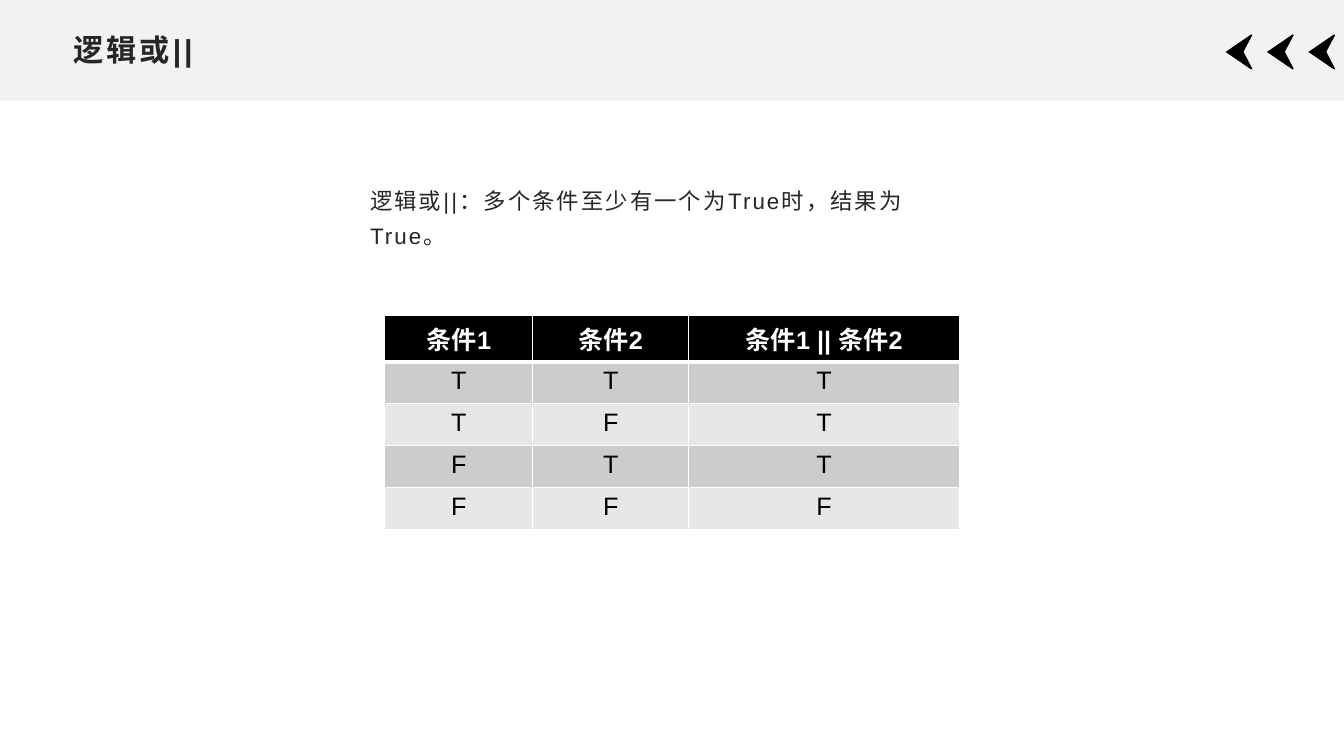
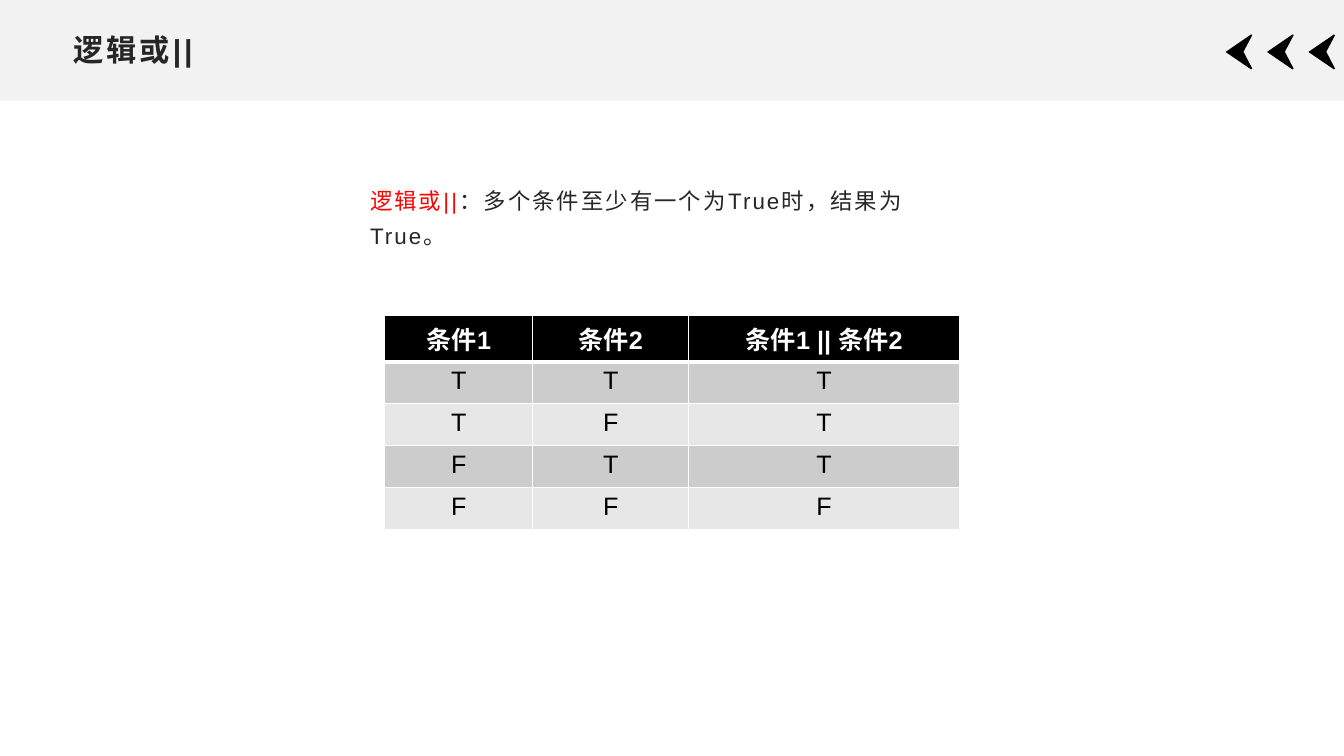
Before and after one commit to xdai02/C, a slide deck: slide 7 of slides/2.pptx. Drawn at 1344x756 pixels with LibreOffice and Linux fonts; fonts in the diff are those of the drawing. Boxes give left, top, right and bottom in pixels: in the first picture for what was removed or moved away, otherwise in the second. Text is boxed around its words. In the diff, an @@ line names an element or a change of style, - is before the commit and + after.

```diff
--- a/slides/2.pptx
+++ b/slides/2.pptx
@@ text "逻辑或||：多个条件至少有一个为True时，结果为True。" at [370, 190, 901, 246]: text colour #262626 to #FF0000 in "逻辑或||：多个条件至少有一个为True时，结果为True。" @@
```
Also in this commit, not shown: 7 other slides changed, 33 other files.
